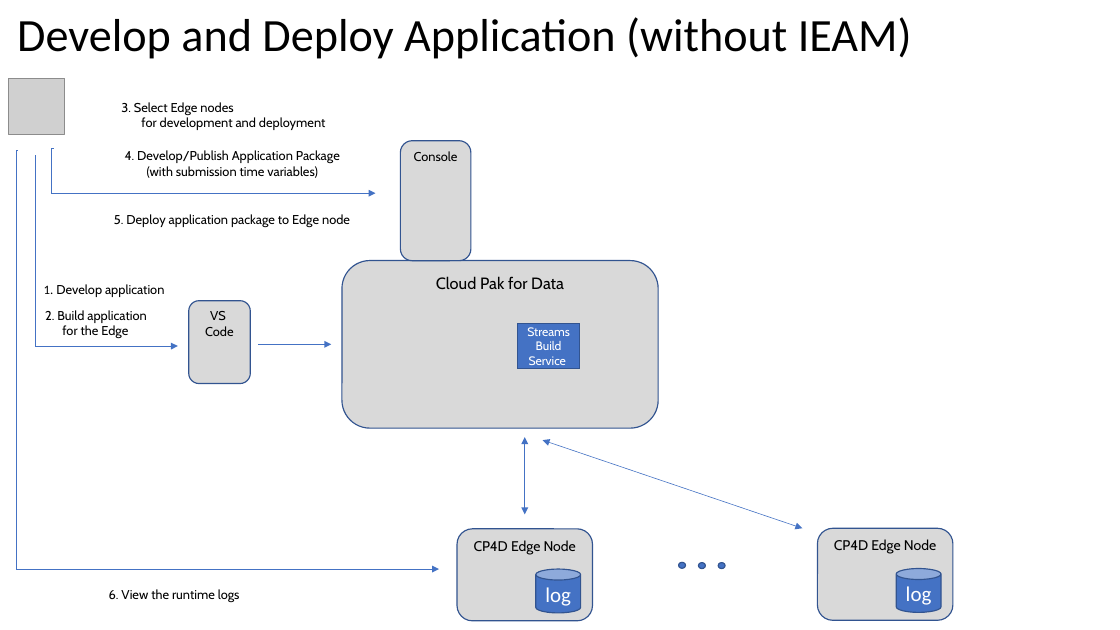
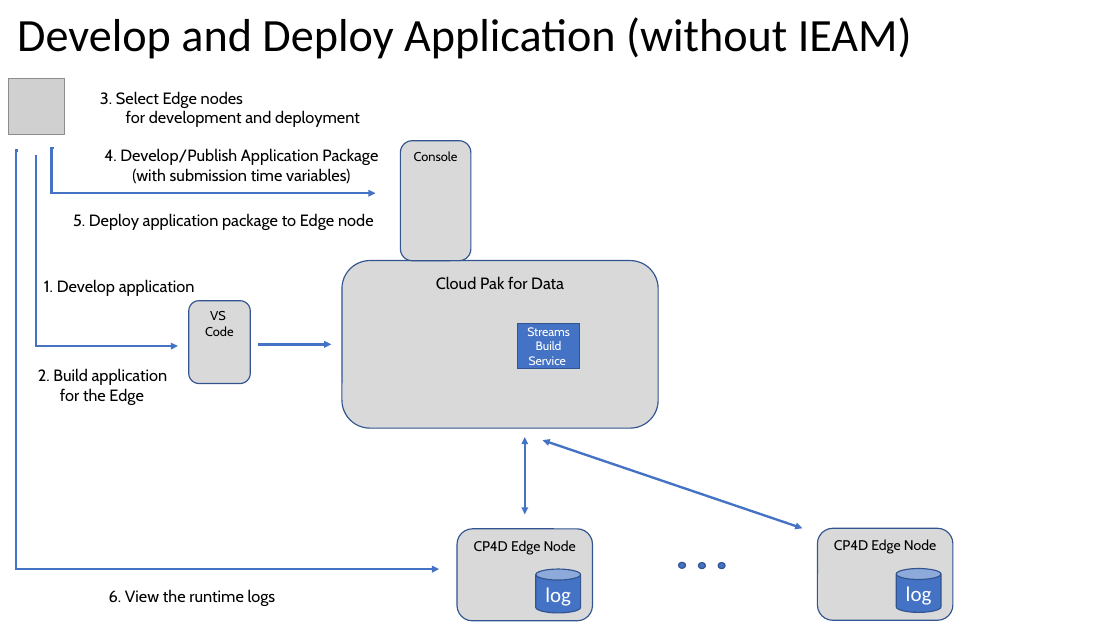
Before and after one commit to IBMStreams/sample.edge-app-control, a slide deck: slide 4 of images/Edge-samples-figures.pptx. Drawn at 1120x630 pixels with LibreOffice and Linux fonts; fonts in the diff are those of the drawing; grey boxes stand for pictures. Boxes give left, top, right and bottom in pixels: in the first picture for what was removed or moved away, otherwise in the second. Text is boxed around its words. In the diff, an @@ line names an element or a change of style, - is before the commit and + after.

```diff
--- a/images/Edge-samples-figures.pptx
+++ b/images/Edge-samples-figures.pptx
@@ text "3. Select Edge nodes": place and size @@
-text "3. Select Edge nodes" at box(121, 102, 326, 130)
+text "3. Select Edge nodes" at box(100, 91, 360, 127)
@@ elbow arrow (54, 148) - (376, 193): stroke #4472C4 0.5 pt to #4472C4 2 pt @@
@@ text "4. Develop/Publish Application Package": place and size @@
-text "4. Develop/Publish Application Package" at box(125, 150, 340, 178)
+text "4. Develop/Publish Application Package" at box(104, 148, 378, 184)
@@ elbow arrow (18, 150) - (439, 569): stroke #4472C4 0.5 pt to #4472C4 2 pt @@
@@ elbow arrow (36, 155) - (178, 346): stroke #4472C4 0.5 pt to #4472C4 2 pt @@
@@ text "5. Deploy application package to ...": place and size @@
-text "5. Deploy application package to ..." at box(114, 214, 350, 228)
+text "5. Deploy application package to ..." at box(73, 213, 374, 230)
@@ text "1. Develop application" at box(44, 279, 195, 296): size 11 to 14 pt; font Calibri to Cabin in "1." @@
@@ size 11 to 14 pt in 5 elements at box(73, 213, 374, 230), box(104, 148, 378, 184), box(109, 589, 276, 606), box(100, 91, 360, 127), box(38, 368, 168, 405) @@
@@ text "2. Build application": place and size @@
-text "2. Build application" at box(45, 310, 146, 339)
+text "2. Build application" at box(38, 368, 168, 405)
@@ double arrow (543, 440) - (802, 528): stroke #4472C4 0.5 pt to #4472C4 2 pt @@
```
Also in this commit, not shown: 2 other slides changed, 2 other files.
